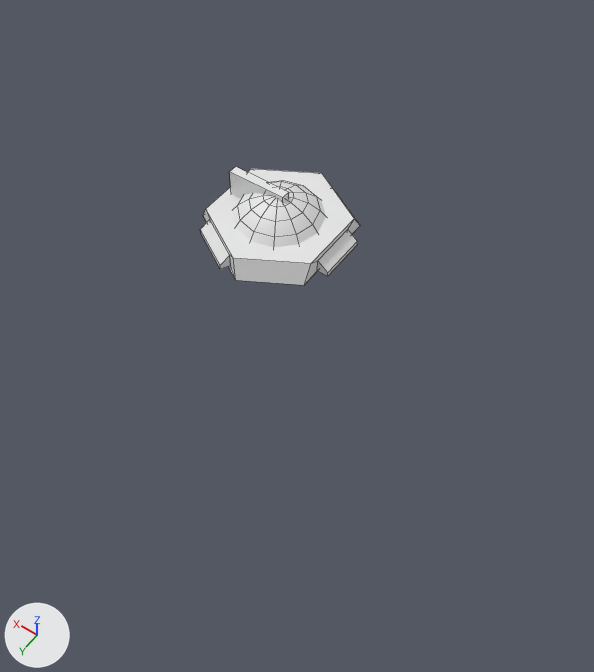
One commit to the Blender file assets/model/bunker.blend: the scene before it, then after it.
Before and after are seen from a 50 mm lens placed at (-16.4, 21.7, 26.3), pointed at (-1.0, 0.0, -7.7). Arrows for +X, +Y and +Z are at lower left; the lights stay in place. Mesh edges are drawn as thin lines.
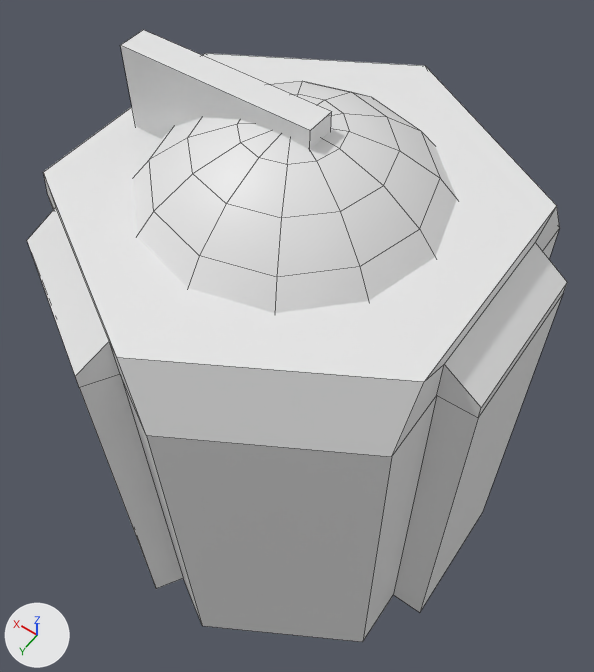
The change, as a diff of the scene's bpy script:
```diff
--- a/assets/model/bunker.blend.py
+++ b/assets/model/bunker.blend.py
@@ me_cylinder @@
 # used by ob_cylinder; location = (0.0, 0.0, 0.0); scale = (3.36, 3.36, 3.36)
-me_cylinder.from_pydata(...)  # 36 vertices, 32 faces; spans x -1.03..1.02, y -1.1..1.1, z -0.15..0.14
+me_cylinder.from_pydata(...)  # 54 vertices, 47 faces; spans x -1.05..1.02, y -1.11..1.07, z -2.15..0.14
+# me_cylinder part 1
+# 7 faces are deleted
+# 4 vertices move from x -0.87..0.12, y -0.35..1.1, z -0.14..-0.13 to x -0.87..0.11, y -0.36..1.07, z -0.14
+# 2 vertices are added at (-0.16, 1.06, -2.14), (1.0, 0.4, -2.15)
+# 8 new vertices lie (-0.02, 0.0, -2.01) away from vertices in x -0.87..1.02, y -1.08..0.93, z -0.14..-0.13
+# 8 new vertices lie (-0.02, -0.01, -2.01) away from vertices in x -1.03..0.75, y -1.1..1.06, z -0.14..-0.13
+# 22 new faces join them
@@ ob_cube @@
 ob_cube = bpy.data.objects.new('Cube', me_cube_001)
-ob_cube.location = (1.08, 0.04, 0.33)
-ob_cube.scale = (1.48, 0.217, 1.48)
+ob_cube.location = (2.71, 0.08, 1.95)
+ob_cube.scale = (4.87, 0.715, 4.6)
@@ ob_sphere @@
 ob_sphere = bpy.data.objects.new('Sphere', me_sphere)
-ob_sphere.location = (0.03, 0.01, -1.05)
-ob_sphere.scale = (2.63, 2.63, 2.63)
+ob_sphere.location = (-0.76, 0.0, -2.35)
+ob_sphere.scale = (8.64, 8.64, 8.17)
@@ ob_cylinder @@
 ob_cylinder = bpy.data.objects.new('Cylinder', me_cylinder)
-ob_cylinder.location = (0.0, 0.0, 0.0)
-ob_cylinder.scale = (3.36, 3.36, 3.36)
+ob_cylinder.location = (-0.85, -0.03, 0.92)
+ob_cylinder.scale = (11.0, 11.0, 10.4)
```

Where the change shows, as pixel boxes [x1, y1, x2, y2] in the pictures (594 x 672 px):
'Cylinder', reshaped, moved, rescaled (236% wider, 404% taller)
    before: [200, 169, 360, 285]
    after: [27, 53, 567, 642]
'Sphere', moved, rescaled (242% wider, 243% taller)
    before: [232, 180, 326, 247]
    after: [133, 81, 457, 313]
'Cube', moved, rescaled (253% wider, 218% taller)
    before: [230, 166, 289, 203]
    after: [120, 30, 331, 150]
part 1 of me_cylinder, built on
    before: [204, 218, 360, 285]
    after: [49, 199, 563, 642]
